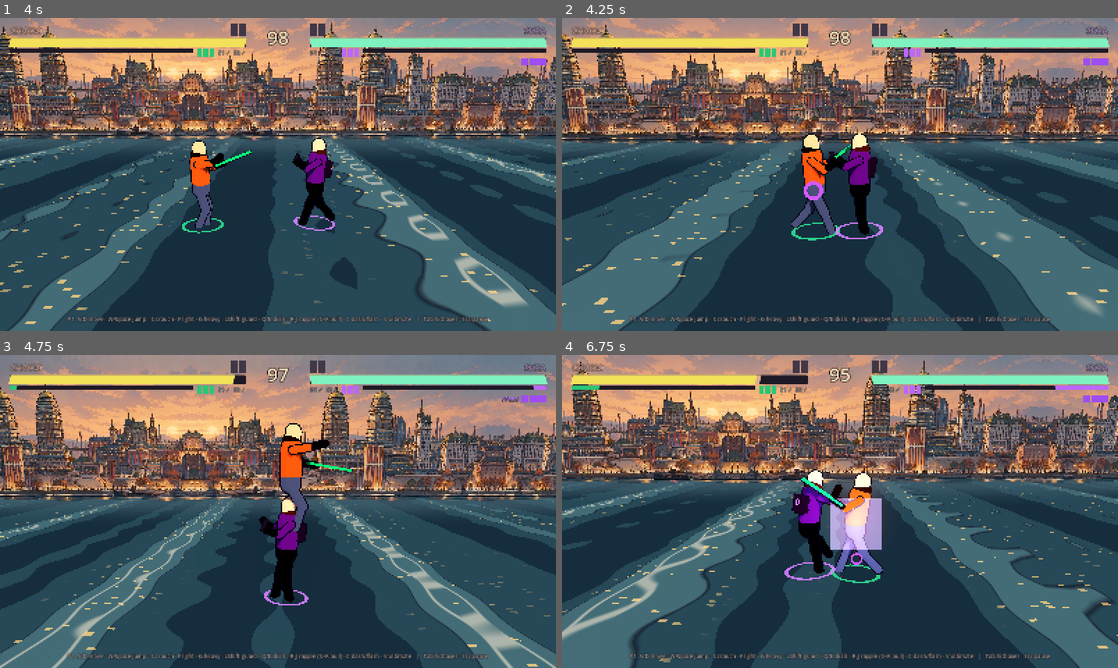
Above: before the commit, frames 1-4 (two rows, left to right).
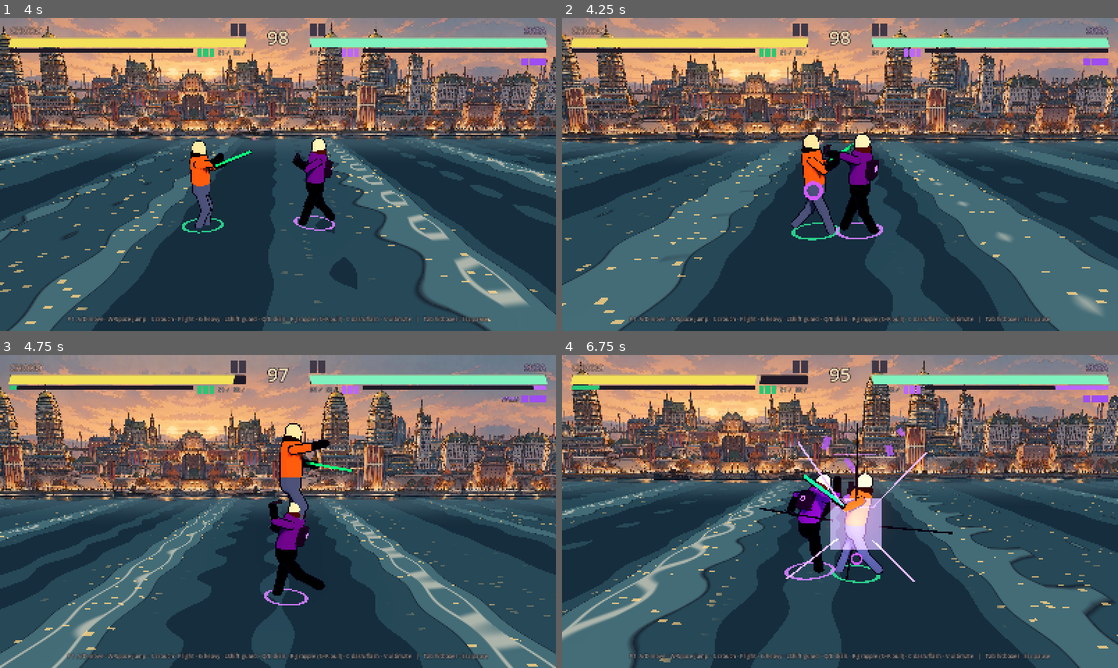
Above: after the commit, the same moments.

Repository: santos-va/nooneisreal
Game: Godot game, scene res://scenes/main/Main.tscn
Two runs of this game, one before a commit and one after it. Both use one fixed random seed, a clock stepped at 60 frames per second and the inputs below.
Inputs (mouse positions are in pixels of both pictures, inside the frame that each line leads up to):
- Up to frame 1 (4 s): click "KEYBOARD: ◂ SOLO (P2 on gamep…" at 0.5 s; click "FIGHT · P1 vs CPU" at 1.25 s; tap Enter at 2 s; move the mouse to (400, 158) at 2.02 s; hold D (p1_right) 2.03-2.78 s; tap Shift (p1_block) at 2.1 s; click (400, 158) at 2.17 s; tap W (p1_jump) at 2.27, 3.02 s; move the mouse to (166, 190) at 2.77 s; hold A (p1_left) 2.78-3.53 s; tap S (p1_crouch) at 2.85 s; move the mouse to (333, 105) at 3.52 s; hold D (p1_right) from 3.53 s (still down); tap C (p1_dash) at 3.6 s
- Up to frame 2 (4.25 s): keep holding D (p1_right)
- Up to frame 3 (4.75 s): keep holding D (p1_right); move the mouse to (250, 574) at 4.27 s; tap R (p1_grapple) at 4.35 s; click (250, 574) at 4.42 s; tap W (p1_jump) at 4.52 s
- Up to frame 4 (6.75 s): move the mouse to (1006, 558) at 5.02 s; release D (p1_right) at 5.03 s; hold A (p1_left) from 5.03 s (still down); tap G (p1_heavy) at 5.1 s; tap W (p1_jump) at 5.27, 6.02 s; move the mouse to (673, 464) at 5.77 s; tap F (p1_light) at 5.85 s; move the mouse to (867, 511) at 6.52 s; tap V (p1_ultimate) at 6.6 s; click (867, 511) at 6.67 s

Frame 1 is identical in both runs. In frame 2, 0.8% of the frame differs, in the area x 46-57%, y 36-70%; in frame 3, 1.0%; in frame 4, 1.7%, in the area x 35-71%, y 21-73%.

Commit message:
Phase 1.5: strikes read heavier
- Attack curve with wind-up (-0.35 behind rest) and overshoot (1.22) on the first active frame
- Attack poses held on 12 fps steps, snapping on startup/active/recovery key frames
- Ink smear along the strike on the first active frame; impact lines in HitSpark
- Flinch by hit zone: high snaps the head, mid folds the torso, low buckles the knees
- Smoke checks the curve and that attack poses never change on 3+ consecutive frames

Co-Authored-By: Claude Opus 5.5 <noreply@anthropic.com>
Claude-Session: https://claude.ai/code/session_01XGUHmQWKH3XkfMupKFaei5

Diff:
--- a/game/scripts/core/SmokeTest.gd
+++ b/game/scripts/core/SmokeTest.gd
@@ -20,6 +20,11 @@
 var _old_arena: Node = null
 var _river_runs: Array = []
 var _river_min_gap: float = 99.0
+var _atk_frames: int = 0
+var _pose_changes: int = 0
+var _last_pose: Array = []
+var _run: int = 0
+var _max_run: int = 0
 
 
 func _ready() -> void:
@@ -186,9 +191,38 @@
 		2:
 			if _f == _f0 + 2 or _f == _f0 + 14:
 				InputRouter.v_press(1, "light")
+			if p1.state == Fighter.State.ATTACK and p1.current_move != null and p1.chain_index == 0:
+				if p1.move_frame == 2:
+					_shot("00a_strike_windup")
+				elif p1.move_frame == p1.current_move.startup + 1:
+					_shot("00b_strike_impact")
+			if p1.state == Fighter.State.ATTACK:
+				_atk_frames += 1
+				var snap: Array = p1.animator.pose.values()
+				if snap != _last_pose:
+					_pose_changes += 1
+					_run += 1
+					_max_run = maxi(_max_run, _run)
+				else:
+					_run = 0
+				_last_pose = snap
+			else:
+				_run = 0
 			if _f > _f0 + 50:
 				if p2.hp < p2.data.max_hp:
 					_ok("light string hit: p2 hp %.0f/%.0f" % [p2.hp, p2.data.max_hp])
+					# 12 fps stepping: the arm may change only on step/key frames, never every frame
+					# held drawings: a pose may change on two adjacent frames at most (a key frame next to
+					# a step), never in a longer run — a run ≥ 3 means per-frame (60 fps) motion
+					if _pose_changes < 2 or _max_run > 2:
+						_fail("attack pose stepping: %d changes, longest run of changing frames %d (want ≤ 2)" % [_pose_changes, _max_run])
+						return
+					var wind := RigAnimator.attack_ext(0.45)
+					var over := RigAnimator.attack_ext(1.0)
+					if wind >= 0.0 or over <= 1.0 or absf(RigAnimator.attack_ext(3.0)) > 0.001:
+						_fail("attack curve: wind-up %.2f, overshoot %.2f" % [wind, over])
+						return
+					_ok("strike readability: pose changed %d× over %d attack frames, longest run %d (12 fps steps), wind-up %.2f, overshoot %.2f, flinch zone '%s'" % [_pose_changes, _atk_frames, _max_run, wind, over, p2.animator.flinch_zone])
 					_next()
 				else:
 					_fail("light did not connect")
@@ -421,6 +455,8 @@
 				if gap < -0.05:
 					_fail("river: P%d sank (y %.3f, surface %.3f, frame %d, state %d)" % [f.player_index, f.global_position.y, f.global_position.y - gap, t, f.state])
 					return
+			if t == 200 and _river_runs.is_empty():
+				_shot("10_river_fight")
 			if t == 600:
 				_river_runs.append([p1.global_position, p2.global_position, p1.hp, p2.hp, GameState.water.height(0.0)])
 				_ok("river run %d: nobody sank in 600 frames (min gap %.3f m); p1 x %.4f y %.4f, p2 x %.4f y %.4f" % [_river_runs.size(), _river_min_gap, p1.global_position.x, p1.global_position.y, p2.global_position.x, p2.global_position.y])
@@ -456,6 +492,7 @@
 					_fail("P1 stumbled while guarding (held %s, stumbles %s → %s)" % [InputRouter.held(1, "block"), _n0, p1.stats.get("stumbles", 0)])
 					return
 				InputRouter.v_press(2, "light")
+				_shot("09_river_swell_stumble")
 			if _f == _f0 + 12:
 				if p2.state == Fighter.State.ATTACK:
 					_fail("P2 attacked out of a stumble")
--- a/game/scripts/fighter/Fighter.gd
+++ b/game/scripts/fighter/Fighter.gd
@@ -585,6 +585,7 @@
 		return
 	if move_frame == m.startup:
 		Sfx.play(m.sfx_whiff, -4)
+		_strike_smear(m)
 		if m.effect != "":
 			_activate_effect(m)
 		if pull_pending:
@@ -603,6 +604,16 @@
 			_set_state(State.JUMP)
 		else:
 			_set_state(State.IDLE)
+
+
+## Ink smear along the strike on the first active frame (step 1.5): heavier moves leave more.
+func _strike_smear(m: MoveData) -> void:
+	if m.damage <= 0.0 or m.hitbox_size == Vector3.ZERO:
+		return
+	var from := global_position + Vector3(facing * 0.25, m.hitbox_offset.y, 0.0)
+	var to := global_position + Vector3(facing * (m.hitbox_offset.x + m.hitbox_size.x * 0.5), m.hitbox_offset.y, 0.0)
+	var heavy := m.damage >= 70.0
+	SmearShards.burst(Fx.root(self), from, to, [data.vfx_primary, data.accent_color, Color(0.05, 0.03, 0.08)], 10 if heavy else 5, 3 if heavy else 2)
 
 
 func _activate_effect(m: MoveData) -> void:
@@ -742,7 +753,7 @@
 	stun_frames = m.hitstun
 	velocity.x = kb.x
 	velocity.y = kb.y
-	animator.flinch(Vector3(float(attacker.facing), 0, 0), dmg, facing)
+	animator.flinch(Vector3(float(attacker.facing), 0, 0), dmg, facing, _zone_for(attacker, m))
 	_set_state(State.HITSTUN)
 
 
--- a/game/scripts/fighter/RigAnimator.gd
+++ b/game/scripts/fighter/RigAnimator.gd
@@ -18,6 +18,13 @@
 var flash_time: float = 0.0
 var spin: float = 0.0
 var water_tilt: float = 0.0      # river stage sway (radians, rig-local), visual only
+var flinch_zone: String = "mid"  # high | mid | low — which part of the body the last hit snaps
+
+## Attack readability (plan 2026-10-03 step 1.5). Presentation only, frame data untouched.
+const ANTICIPATION := 0.35       # wind-up: pose pulled this far *behind* rest early in startup
+const OVERSHOOT := 0.22          # extension past the key pose on the first active frame
+const STEP_FRAMES := 5           # attacks pose on 12 fps steps (60 / 5), anime limited animation
+var _step_frame: int = -1
 
 # second-order spring for flinch (x = backward tilt, y = bob, z = twist)
 var flinch_x: Vector3 = Vector3.ZERO
@@ -181,7 +188,9 @@
 
 
 ## Impulse into the flinch spring. dir.x = direction the hit travels (world), strength ~ damage.
-func flinch(dir: Vector3, strength: float, facing: int) -> void:
+## zone picks the reaction: high = head snaps back, mid = folds over the gut, low = knees buckle.
+func flinch(dir: Vector3, strength: float, facing: int, zone: String = "mid") -> void:
+	flinch_zone = zone
 	# local: positive x = forward for the rig; a hit travelling along +facing pushes the torso backward
 	var local_back := -dir.x * float(facing)   # >0 when pushed away from where we face
 	flinch_v.x += clampf(strength / 40.0, 0.4, 2.2) * (1.0 if local_back > 0.0 else -1.0) * 6.0
@@ -199,10 +208,18 @@
 	rotation.y = 0.0 if f.facing == 1 else PI
 	_compute_target(f, delta)
 	_water_sway(f)
-	var k := 1.0 - pow(0.0001, delta)  # fast exponential smoothing (≈ 10-14 frames to settle)
-	for n in parts.keys():
-		pose[n] = (pose[n] as Vector3).lerp(target_pose[n], k)
-	root_offset = root_offset.lerp(target_root_offset, k)
+	if f.state == Fighter.State.ATTACK and f.current_move != null:
+		# hold each drawing, then snap to the next on a 12 fps step or on a phase boundary
+		if _is_step(f):
+			for n in parts.keys():
+				pose[n] = target_pose[n]
+			root_offset = target_root_offset
+	else:
+		_step_frame = -1
+		var k := 1.0 - pow(0.0001, delta)  # fast exponential smoothing (≈ 10-14 frames to settle)
+		for n in parts.keys():
+			pose[n] = (pose[n] as Vector3).lerp(target_pose[n], k)
+		root_offset = root_offset.lerp(target_root_offset, k)
 	_integrate_flinch(delta)
 	_apply_pose()
 	_update_flash(delta)
@@ -370,14 +387,7 @@
 		phase = 1.0 + float(fr - m.startup) / maxf(1.0, float(m.active))
 	else:
 		phase = 2.0 + float(fr - m.startup - m.active) / maxf(1.0, float(m.recovery))
-	# 0 at rest, 1 fully extended during active, back to 0 in recovery
-	var ext := 0.0
-	if phase < 1.0:
-		ext = pow(phase, 2.0)
-	elif phase < 2.0:
-		ext = 1.0
-	else:
-		ext = 1.0 - clampf(phase - 2.0, 0.0, 1.0)
+	var ext := attack_ext(phase)
 	_guard(0.0)
 	var anim := m.anim
 	if f.chain_index % 2 == 1 and m.anim_chain != "":
@@ -504,18 +514,58 @@
 			_pose_set("forearm_r", Vector3(0, 0, lerpf(1.15, 0.05, ext)))
 
 
+## Extension curve across a move: 0 = rest, 1 = key strike pose.
+##   startup 0..1: wind-up behind rest (−ANTICIPATION at 45 %), then a fast snap to 1
+##   active  1..2: overshoot to 1 + OVERSHOOT on the first active frame, settling to 1
+##   recovery 2..3: back to rest
+static func attack_ext(phase: float) -> float:
+	if phase < 1.0:
+		if phase < 0.45:
+			return -ANTICIPATION * sin(PI * 0.5 * phase / 0.45)
+		var t := (phase - 0.45) / 0.55
+		return lerpf(-ANTICIPATION, 1.0, t * t)
+	if phase < 2.0:
+		var a := phase - 1.0
+		return 1.0 + OVERSHOOT * (1.0 - a) * (1.0 - a)
+	return 1.0 - clampf(phase - 2.0, 0.0, 1.0)
+
+
+## True on the frames the attack pose may change: every STEP_FRAMES, plus the first startup,
+## first active and first recovery frame so the key drawings are never skipped.
+func _is_step(f: Fighter) -> bool:
+	var m := f.current_move
+	var fr := f.move_frame
+	var key := fr == 0 or fr == m.startup or fr == m.startup + m.active or _step_frame < 0
+	if key or fr - _step_frame >= STEP_FRAMES or fr < _step_frame:
+		_step_frame = fr
+		return true
+	return false
+
+
 func _apply_pose() -> void:
 	for n in parts.keys():
 		var pv: Node3D = parts[n]["pivot"]
 		var e: Vector3 = pose[n]
+		var fl := absf(flinch_x.x)
 		if n == "torso":
-			e.z += flinch_x.x * 0.35
+			match flinch_zone:
+				"high":
+					e.z += flinch_x.x * 0.25
+				"low":
+					e.z += flinch_x.x * 0.15 + fl * 0.2
+				_:
+					e.z += fl * 0.55          # doubled over
 			e.y += flinch_x.z * 0.2
 		elif n == "head":
-			e.z += flinch_x.x * 0.6
+			e.z += flinch_x.x * (1.1 if flinch_zone == "high" else 0.45)
+		elif (n == "thigh_l" or n == "thigh_r") and flinch_zone == "low":
+			e.z += fl * 0.45
+		elif (n == "shin_l" or n == "shin_r") and flinch_zone == "low":
+			e.z -= fl * 0.8
 		elif n == "pelvis":
 			e.y += spin
 			e.z += water_tilt
 		pv.rotation = e
 	var root: Node3D = parts["pelvis"]["pivot"]
-	root.position = Vector3(0, 0.95, 0) + root_offset + Vector3(0, flinch_x.y * 0.08, 0)
+	var buckle := absf(flinch_x.x) * 0.07 if flinch_zone == "low" else 0.0
+	root.position = Vector3(0, 0.95, 0) + root_offset + Vector3(0, flinch_x.y * 0.08 - buckle, 0)
--- a/game/scripts/fx/HitSpark.gd
+++ b/game/scripts/fx/HitSpark.gd
@@ -1,12 +1,15 @@
 class_name HitSpark
 extends Node3D
-## Anime hit spark: an additive billboard burst + a light flash. Blocked hits are small and blue-white.
+## Anime hit spark: an additive billboard burst + a light flash + ink impact lines that shoot out
+## and thin away (step 1.5: hits read heavier). Blocked hits are small and blue-white, no lines.
 
 var _life: float = 0.0
 var _dur: float = 0.18
 var _quad: MeshInstance3D
 var _light: OmniLight3D
 var _base_scale: float = 1.0
+var _lines: Array[MeshInstance3D] = []
+var _line_len: float = 1.0
 
 
 func setup(blocked: bool, color: Color, damage: float, crit: bool = false) -> void:
@@ -36,6 +39,31 @@
 	_light.omni_range = 4.0
 	add_child(_light)
 	rotation.z = randf_range(0.0, TAU)
+	if not blocked:
+		var n := 5 if damage < 70.0 else 8
+		if crit:
+			n += 3
+		_line_len = clampf(0.6 + damage / 120.0, 0.7, 1.9) * (1.3 if crit else 1.0)
+		for i in n:
+			_lines.append(_make_line(c if i % 2 == 0 else Color(0.06, 0.04, 0.08), TAU * float(i) / float(n) + randf_range(-0.25, 0.25)))
+
+
+func _make_line(color: Color, angle: float) -> MeshInstance3D:
+	var pivot := MeshInstance3D.new()
+	var qm := QuadMesh.new()
+	qm.size = Vector2(1.0, 0.07)
+	qm.center_offset = Vector3(0.5, 0.0, 0.0)   # grows outward from the impact point
+	pivot.mesh = qm
+	var m := StandardMaterial3D.new()
+	m.shading_mode = BaseMaterial3D.SHADING_MODE_UNSHADED
+	m.transparency = BaseMaterial3D.TRANSPARENCY_ALPHA
+	m.albedo_color = color
+	m.cull_mode = BaseMaterial3D.CULL_DISABLED
+	pivot.material_override = m
+	pivot.cast_shadow = GeometryInstance3D.SHADOW_CASTING_SETTING_OFF
+	pivot.rotation.z = angle
+	add_child(pivot)
+	return pivot
 
 
 func _process(delta: float) -> void:
@@ -47,5 +75,10 @@
 	if m:
 		m.albedo_color.a = 1.0 - t
 	_light.light_energy *= 0.8
+	# impact lines: shoot out fast (ease-out), start a gap away from the centre, thin to nothing
+	var e := 1.0 - pow(1.0 - t, 3.0)
+	for ln in _lines:
+		ln.position = Vector3(cos(ln.rotation.z), sin(ln.rotation.z), 0.0) * (0.25 + 0.5 * e) * _line_len * 0.5
+		ln.scale = Vector3(_line_len * (0.3 + 0.9 * e), 1.0 - t, 1.0)
 	if t >= 1.0:
 		queue_free()
